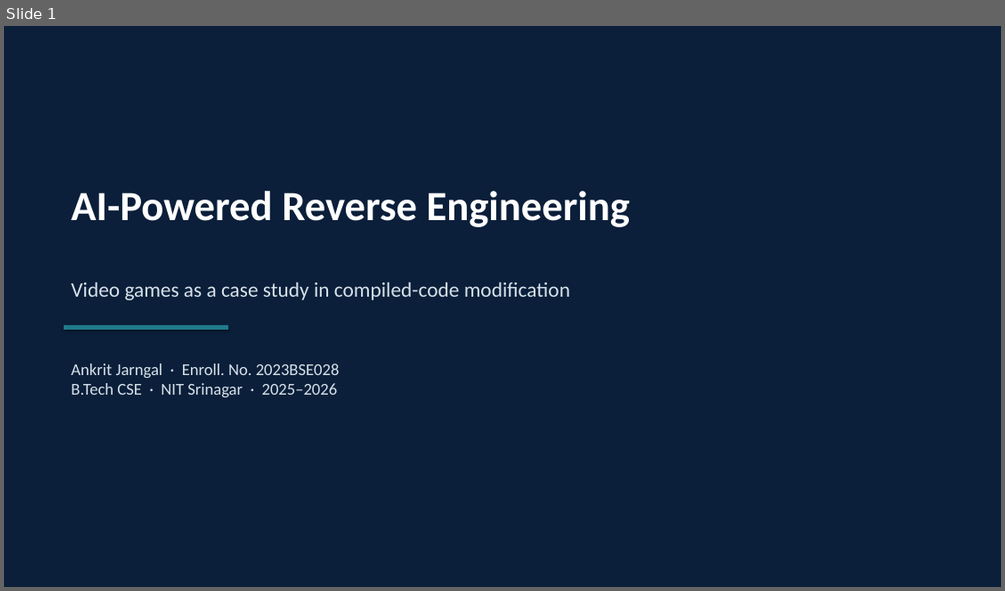
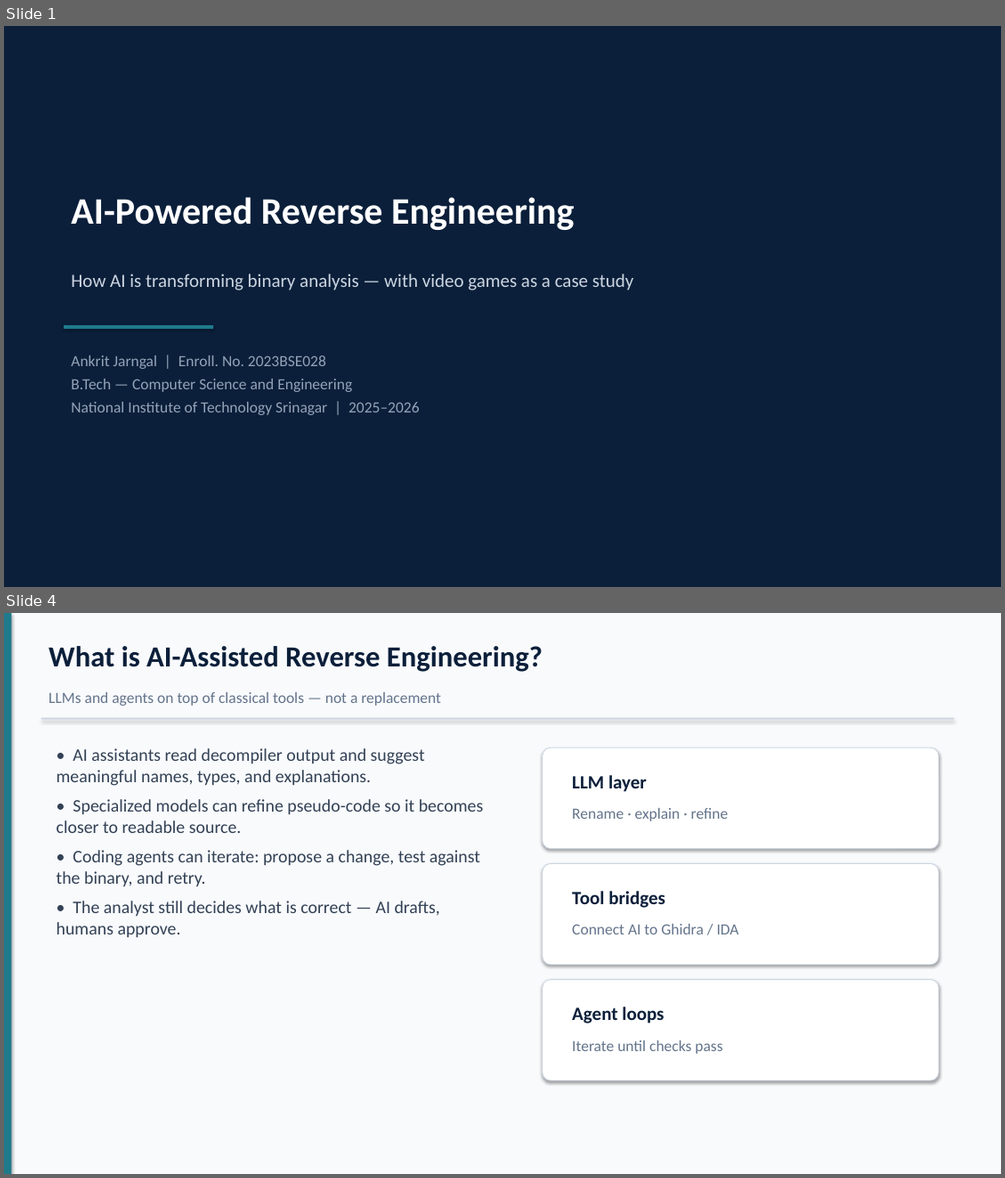
Before and after one commit to Ankritjarngal/coding-platform-assignment, a slide deck: seminar/Ankrit_Jarngal_2023BSE028_Seminar_PPT.pptx. Shown one above the other, each under a label of ours: slide 1 before the commit, slides 1 and 4 after it; the slides between them are not shown. The pictures are 1005x591 and 1005x1178 pixels, drawn with LibreOffice and Linux fonts; fonts in the diff are those of the drawing. Boxes give left, top, right and bottom in pixels: in the first picture for what was removed or moved away, otherwise in the second. Text is boxed around its words. In the diff, an @@ line names an element or a change of style, - is before the commit and + after.

```diff
--- a/seminar/Ankrit_Jarngal_2023BSE028_Seminar_PPT.pptx
+++ b/seminar/Ankrit_Jarngal_2023BSE028_Seminar_PPT.pptx
@@ slide 4 added at (x1=4, y1=613, x2=1001, y2=1174), background #F8FAFC @@
@@ rectangle added at (x1=4, y1=613, x2=11, y2=1174), fill #1F7A8C @@
@@ text added at (x1=48, y1=646, x2=542, y2=672), 28 pt, text #0B1F3A, bold @@
+What is AI-Assisted Reverse Engineering?
@@ text added at (x1=48, y1=692, x2=441, y2=706), 15 pt, text #64748B @@
+LLMs and agents on top of classical tools — not a replacement
@@ rectangle added at (x1=41, y1=718, x2=954, y2=719), fill #CBD5E1 @@
@@ text added at (x1=57, y1=748, x2=484, y2=937), 17 pt, text #334155 @@
+• AI assistants read decompiler output and suggest meaningful names, types, and explanations.
+• Specialized models can refine pseudo-code so it becomes closer to readable source.
+• Coding agents can iterate: propose a change, test against the binary, and retry.
+• The analyst still decides what is correct — AI drafts, humans approve.
@@ rounded rectangle added at (x1=542, y1=747, x2=938, y2=849), fill #FFFFFF, outline #CBD5E1 0.75 pt @@
@@ text added at (x1=572, y1=775, x2=647, y2=792), 18 pt, text #0B1F3A, bold @@
+LLM layer
@@ text added at (x1=572, y1=808, x2=728, y2=821), 15 pt, text #64748B @@
+Rename · explain · refine
@@ rounded rectangle added at (x1=542, y1=863, x2=938, y2=965), fill #FFFFFF, outline #CBD5E1 0.75 pt @@
@@ text added at (x1=572, y1=891, x2=665, y2=908), 18 pt, text #0B1F3A, bold @@
+Tool bridges
@@ text added at (x1=572, y1=924, x2=739, y2=934), 15 pt, text #64748B @@
+Connect AI to Ghidra / IDA
@@ rounded rectangle added at (x1=542, y1=980, x2=938, y2=1080), fill #FFFFFF, outline #CBD5E1 0.75 pt @@
@@ text added at (x1=572, y1=1006, x2=663, y2=1023), 18 pt, text #0B1F3A, bold @@
+Agent loops
@@ text added at (x1=572, y1=1040, x2=722, y2=1054), 15 pt, text #64748B @@
+Iterate until checks pass
@@ slide 1 changed as well @@
@@ text "AI-Powered Reverse Engineering" moved from (x1=71, y1=191, x2=630, y2=227) to (x1=71, y1=197, x2=574, y2=230) @@
@@ text "AI-Powered Reverse Engineering" at (x1=71, y1=197, x2=574, y2=230): size 40 to 36 pt; more space between paragraphs @@
@@ text at (x1=71, y1=273, x2=634, y2=290): text changed; size 20 to 18 pt; text colour #D7E2EA to #CBD5E1 @@
-Video games as a case study in compiled-code modification
+How AI is transforming binary analysis — with video games as a case study
@@ rectangle resized from (x1=64, y1=325, x2=228, y2=329) to (x1=64, y1=325, x2=213, y2=329) @@
@@ text at (x1=71, y1=355, x2=420, y2=415): text changed; size 16 to 15 pt; text colour #D7E2EA to #94A3B8 @@
-Ankrit Jarngal · Enroll. No. 2023BSE028
-B.Tech CSE · NIT Srinagar · 2025–2026
+Ankrit Jarngal | Enroll. No. 2023BSE028
+B.Tech — Computer Science and Engineering
+National Institute of Technology Srinagar | 2025–2026
```
Also in this commit, not shown: 7 other slides added, 13 slides removed, 14 other files.
